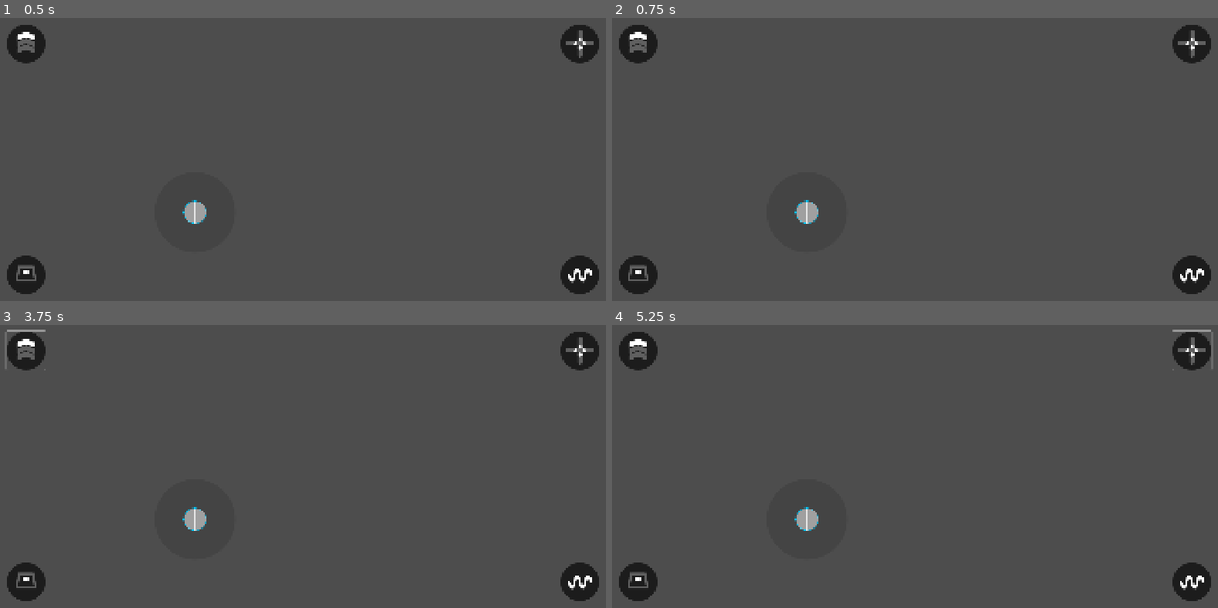
Above: before the commit, frames 1-4 (two rows, left to right).
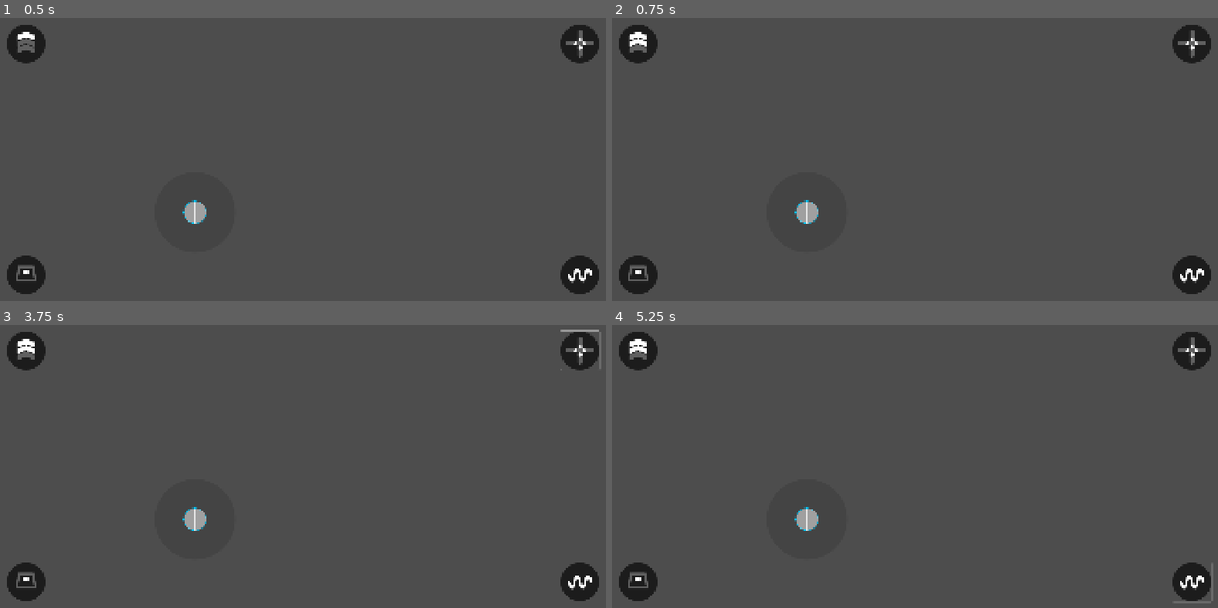
Above: after the commit, the same moments.

Repository: CantanTam/blecaco_phone
Game: Godot game, scene res://scenes/modes/game_mode.tscn
The game is run twice, just before and just after one commit, with the same random seed, the same clock (stepped at 60 frames per second) and the same inputs. This scene is started directly instead of the project's main scene.
Inputs (mouse positions are in pixels of both pictures, inside the frame that each line leads up to):
- Up to frame 1 (0.5 s): no input
- Up to frame 2 (0.75 s): click (636, 43) at 0.5 s
- Up to frame 3 (3.75 s): click (581, 350) at 1.25 s; click (581, 582) at 2 s; click (24, 582) at 2.75 s; tap Enter at 3.5, 3.6 s; move the mouse to (436, 424) at 3.52 s; hold Up from 3.53 s (still down); click (436, 424) at 3.67 s
- Up to frame 4 (5.25 s): tap Space at 3.77, 4.25 s; release Up at 4.25 s; drag from (793, 458) to (884, 508) at 4.27 s; tap Enter at 5 s; move the mouse to (975, 364) at 5.02 s; hold Up from 5.03 s (still down); tap Tab at 5.1 s; click (975, 364) at 5.17 s

Frame 1 is identical in both runs. In frame 2, less than 0.1% of the frame differs, in the area x 2-6%, y 7-11%; in frame 3, 0.3%, in the area x 0-100%, y 1-17%; in frame 4, 0.3%.

Commit message:
game_mode: RunSpeed 用 RUN_SPEED % 3 映射图标（1=One 2=Two 0=Three），点击只做 +1 不重置

Diff:
--- a/scripts/modes/game_mode.gd
+++ b/scripts/modes/game_mode.gd
@@ -11,6 +11,16 @@
 ## 摇杆归一化半径（位移 / 此值 = -1..1）
 const STICK_LIMIT_RADIUS: float = 250.0
 
+## RunSpeed 图标映射：key = RUN_SPEED % 3 的结果
+##   RUN_SPEED % 3 == 1 → One
+##   RUN_SPEED % 3 == 2 → Two
+##   RUN_SPEED % 3 == 0 → Three
+const ICON_RUN_SPEED := {
+	1: "res://resources/RunSpeedOne.svg",
+	2: "res://resources/RunSpeedTwo.svg",
+	0: "res://resources/RunSpeedThree.svg",
+}
+
 ## 发送频率（Hz）
 const SEND_HZ: float = 60.0
 
@@ -33,6 +43,9 @@
 ## 摇杆归一化向量（x 右为正 / y 下为正，长度 ≤ 1）
 var _stick_vector: Vector2 = Vector2.ZERO
 
+## RunSpeed 档位计数：每次点击 +1，图标由 RUN_SPEED % 3 决定
+var RUN_SPEED: int = 1
+
 ## Blender 连接节点
 var connection_node: Node = null
 
@@ -51,6 +64,7 @@
 @onready var move_stick_area: Panel = $MoveStickArea
 @onready var move_button: Panel = $MoveStickArea/MoveButton
 @onready var game_run_notice: Panel = $GameRunNotice
+@onready var run_speed_button: Button = $RunSpeed
 
 
 func _ready() -> void:
@@ -65,6 +79,13 @@
 	# 通知图标初始隐藏（距离为 0 < 250）
 	if game_run_notice != null:
 		game_run_notice.visible = false
+
+	# RunSpeed：应用初始图标
+	if run_speed_button != null:
+		run_speed_button.focus_mode = Control.FOCUS_NONE
+		run_speed_button.expand_icon = true
+
+	_apply_run_speed_icon()
 
 	# 找 Blender 连接节点
 	connection_node = get_tree().root.find_child(CONNECTION_NODE_NAME, true, false)
@@ -79,6 +100,41 @@
 	)
 
 
+## 按 RUN_SPEED % 3 更新图标
+func _apply_run_speed_icon() -> void:
+	if run_speed_button == null:
+		return
+
+	var key: int = RUN_SPEED % 3
+	var path: String = ICON_RUN_SPEED.get(key, "")
+
+	if path.is_empty():
+		return
+
+	if not ResourceLoader.exists(path):
+		print("[GameMode] RunSpeed 图标缺失：", path)
+		return
+
+	run_speed_button.icon = load(path)
+	run_speed_button.expand_icon = true
+
+
+## RunSpeed 被点击：RUN_SPEED +1（不重置，图标靠 mod 3 循环）
+func _cycle_run_speed() -> void:
+	RUN_SPEED += 1
+	_apply_run_speed_icon()
+
+	print("[GameMode] RUN_SPEED = ", RUN_SPEED, " (mod 3 = ", RUN_SPEED % 3, ")")
+
+
+## 屏幕坐标是否落在 RunSpeed 按钮上
+func _is_run_speed_hit(viewport_position: Vector2) -> bool:
+	if run_speed_button == null or not run_speed_button.is_visible_in_tree():
+		return false
+
+	return run_speed_button.get_global_rect().has_point(viewport_position)
+
+
 ## 计算 MoveButton 的静止位置（让它圆心对齐 MoveStickArea 圆心）
 func _update_rest_position() -> void:
 	if move_stick_area == null or move_button == null:
@@ -253,6 +309,11 @@
 		var touch := event as InputEventScreenTouch
 
 		if touch.pressed:
+			# RunSpeed 优先（它在摇杆区域之外，不会冲突）
+			if _is_run_speed_hit(touch.position):
+				_cycle_run_speed()
+				return
+
 			if _dragging:
 				return
 
@@ -293,6 +354,10 @@
 			return
 
 		if mouse.pressed:
+			if _is_run_speed_hit(mouse.position):
+				_cycle_run_speed()
+				return
+
 			if _dragging or not _is_stick_area_hit(mouse.position):
 				return
 
